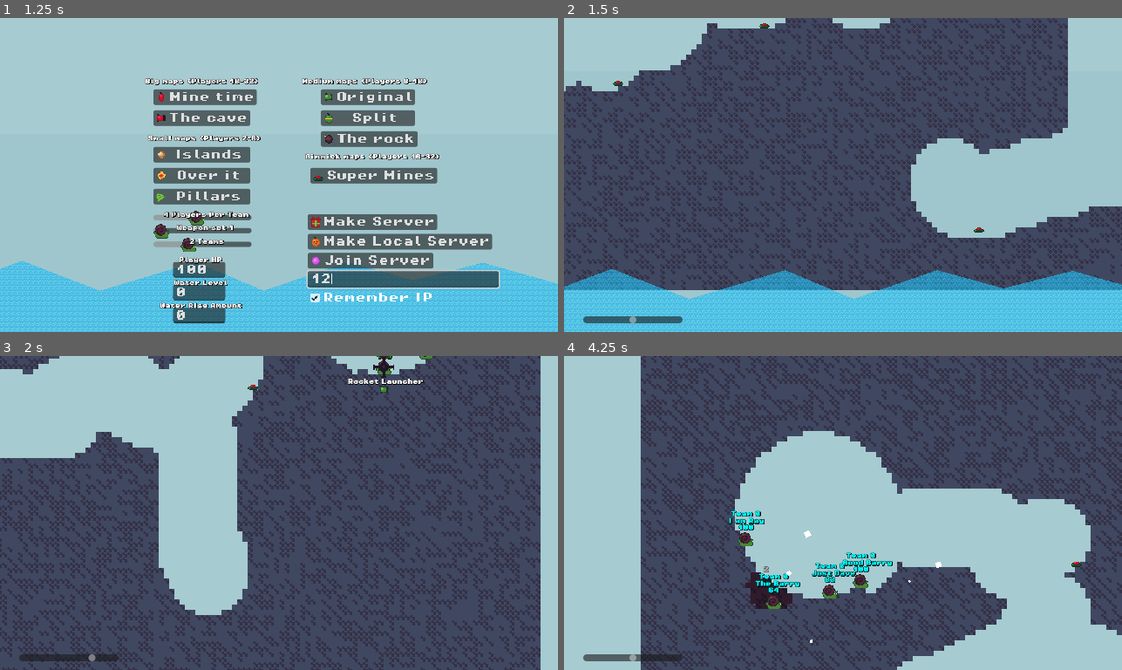
Above: before the commit, frames 1-4 (two rows, left to right).
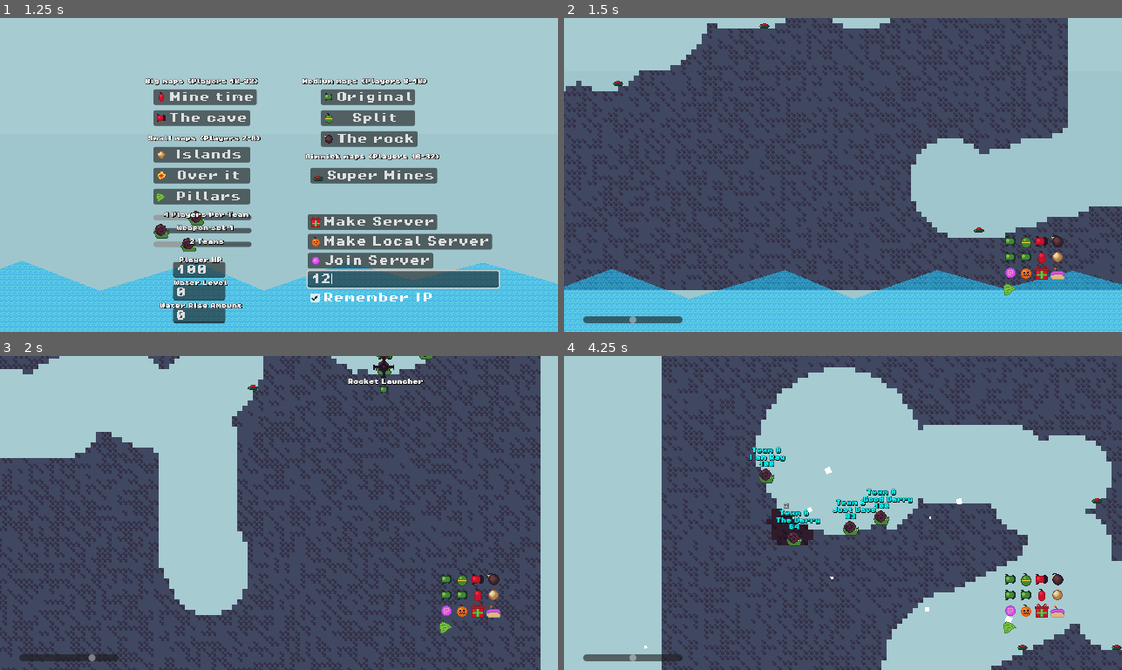
Above: after the commit, the same moments.

Repository: codingbanana21/Snail-Wars
Game: Godot game, scene res://scenes/main_menu.tscn
Two runs of this game, one before a commit and one after it. Both use one fixed random seed, a clock stepped at 60 frames per second and the inputs below.
Inputs (mouse positions are in pixels of both pictures, inside the frame that each line leads up to):
- Up to frame 1 (1.25 s): click (401, 278) at 0.52 s; type "12" at 0.6 s
- Up to frame 2 (1.5 s): click "Mine time" at 1.25 s
- Up to frame 3 (2 s): no input
- Up to frame 4 (4.25 s): tap Enter (skip) at 2 s; move the mouse to (965, 497) at 2.02 s; press the mouse at (965, 497) at 2.03 s; hold D (right) 2.03-3.53 s; tap W (jump) at 2.27, 3.02 s; move the mouse to (731, 528) at 2.77 s; release the mouse at (731, 528) at 2.78 s; click (731, 528) at 2.85 s; move the mouse to (898, 443) at 3.52 s; press the mouse at (898, 443) at 3.53 s; hold A (left) from 3.53 s (still down); tap Mouse wheel down (last_weapon) at 3.6 s

Frame 1 is identical in both runs. In frame 2, 0.7% of the frame differs, in the area x 78-90%, y 69-89%; in frame 3, 0.7%; in frame 4, 49%, in the area x 13-100%, y 0-100%.

Commit message:
Mouse UI chanages

Diff:
--- a/maps/map.tscn
+++ b/maps/map.tscn
@@ -135,15 +135,4 @@
 offset_bottom = 686.0
 color = Color(0.6509804, 0.79607844, 0.81960785, 1)
 
-[node name="UI" type="CanvasLayer" parent="." unique_id=1118251134]
-
-[node name="Wind" type="HScrollBar" parent="UI" unique_id=1551639448]
-unique_name_in_owner = true
-offset_left = 22.0
-offset_top = 342.0
-offset_right = 136.0
-offset_bottom = 350.0
-min_value = -4.0
-max_value = 4.0
-
 [connection signal="timeout" from="Timer" to="." method="_on_timer_timeout"]
--- a/scenes/mouse.tscn
+++ b/scenes/mouse.tscn
@@ -13,6 +13,10 @@
 scale = Vector2(2, 2)
 texture = ExtResource("2_xa71f")
 
+[node name="WeaponImage" type="Sprite2D" parent="." unique_id=2033482063]
+position = Vector2(0, 34)
+texture = ExtResource("4_iog6k")
+
 [node name="WeaponLabel" type="Label" parent="." unique_id=1462468472]
 offset_left = -55.0
 offset_top = 18.0
@@ -23,9 +27,16 @@
 label_settings = ExtResource("3_xa71f")
 horizontal_alignment = 1
 
-[node name="WeaponImage" type="Sprite2D" parent="." unique_id=2033482063]
-position = Vector2(0, 34)
-texture = ExtResource("4_iog6k")
+[node name="UI" type="CanvasLayer" parent="." unique_id=905019505]
+
+[node name="Wind" type="HScrollBar" parent="UI" unique_id=660677801]
+unique_name_in_owner = true
+offset_left = 22.0
+offset_top = 342.0
+offset_right = 136.0
+offset_bottom = 350.0
+min_value = -4.0
+max_value = 4.0
 
 [node name="ShakeTimer" type="Timer" parent="." unique_id=1389379614]
 one_shot = true
--- a/scripts/Globals.gd
+++ b/scripts/Globals.gd
@@ -30,7 +30,6 @@
 
 
 func _ready() -> void:
-
 	rng.seed = 1000
 	load_game()
 
--- a/scripts/Mouse.gd
+++ b/scripts/Mouse.gd
@@ -1,7 +1,9 @@
 extends Node2D
 
+@onready var weapon_image: Sprite2D = $WeaponImage
 @onready var weapon_label: Label = $WeaponLabel
-@onready var weapon_image: Sprite2D = $WeaponImage
+@onready var ui: CanvasLayer = $UI
+@onready var wind: HScrollBar = %Wind
 @onready var shake_timer: Timer = $ShakeTimer
 @onready var camera_2d: Camera2D = $Camera2D
 
@@ -15,10 +17,28 @@
 
 func _ready() -> void:
 	hide()
+	ui.hide()
+
+	for x in range(4):
+		for y in range(4):
+			var new_sprite = Sprite2D.new()
+			var sprite_weapon: int = y * 4 + x
+
+			if sprite_weapon >= len(Globals.WEAPONS):
+				continue
+
+			if ResourceLoader.exists("res://assets/images/"+Globals.WEAPONS[sprite_weapon]+".png"):
+				new_sprite.texture = load("res://assets/images/"+Globals.WEAPONS[sprite_weapon]+".png")
+			else:
+				new_sprite.texture = load("res://assets/images/rocket.png")
+
+			new_sprite.global_position = Vector2(512 + x * 18, 256 + y * 18)
+			ui.add_child(new_sprite)
 
 
 func _process(_delta: float) -> void:
 	camera_2d.limit_bottom = Globals.water_level + 64
+	wind.value = Globals.wind
 
 	if ResourceLoader.exists("res://assets/images/"+Globals.WEAPONS[weapon]+".png"):
 		weapon_image.texture = load("res://assets/images/"+Globals.WEAPONS[weapon]+".png")
@@ -46,7 +66,7 @@
 
 
 func _input(event: InputEvent) -> void:
-	if !Input.is_action_pressed("attack") and event is InputEventMouseMotion and can_move:
+	if !Input.is_action_pressed("attack") and event is InputEventMouseMotion and can_move and visible:
 		moving = true
 		global_position += event.relative
 	else:
--- a/scripts/map.gd
+++ b/scripts/map.gd
@@ -5,7 +5,6 @@
 @onready var map: TileMapLayer = $Map
 @onready var image: Sprite2D = $Image
 @onready var water: Polygon2D = $Water
-@onready var wind: HScrollBar = %Wind
 
 var remote_id: int
 var rng = RandomNumberGenerator.new()
@@ -29,7 +28,6 @@
 
 
 func _process(_delta: float) -> void:
-	wind.value = Globals.wind
 	water.global_position.y = Globals.water_level + cos(Engine.get_physics_frames() / 100.0) * 20
 	water.global_position.x = sin(Engine.get_physics_frames() / 100.0) * 50
 
--- a/scripts/menu.gd
+++ b/scripts/menu.gd
@@ -82,6 +82,7 @@
 			Globals.teams_weapons[i+1].append(Globals.teams_weapons[0][k])
 
 	menu.hide()
+	Mouse.ui.show()
 	Mouse.can_move = true
 	var map_file = preload("res://maps/map.tscn").instantiate()
 
--- a/scripts/player.gd
+++ b/scripts/player.gd
@@ -231,7 +231,6 @@
 
 	if teams_turns[team_turn] == player_number and team_number == team_turn:
 		player_turn_part = 1
-		Mouse.show()
 
 		if !dead:
 			Mouse.global_position = global_position
